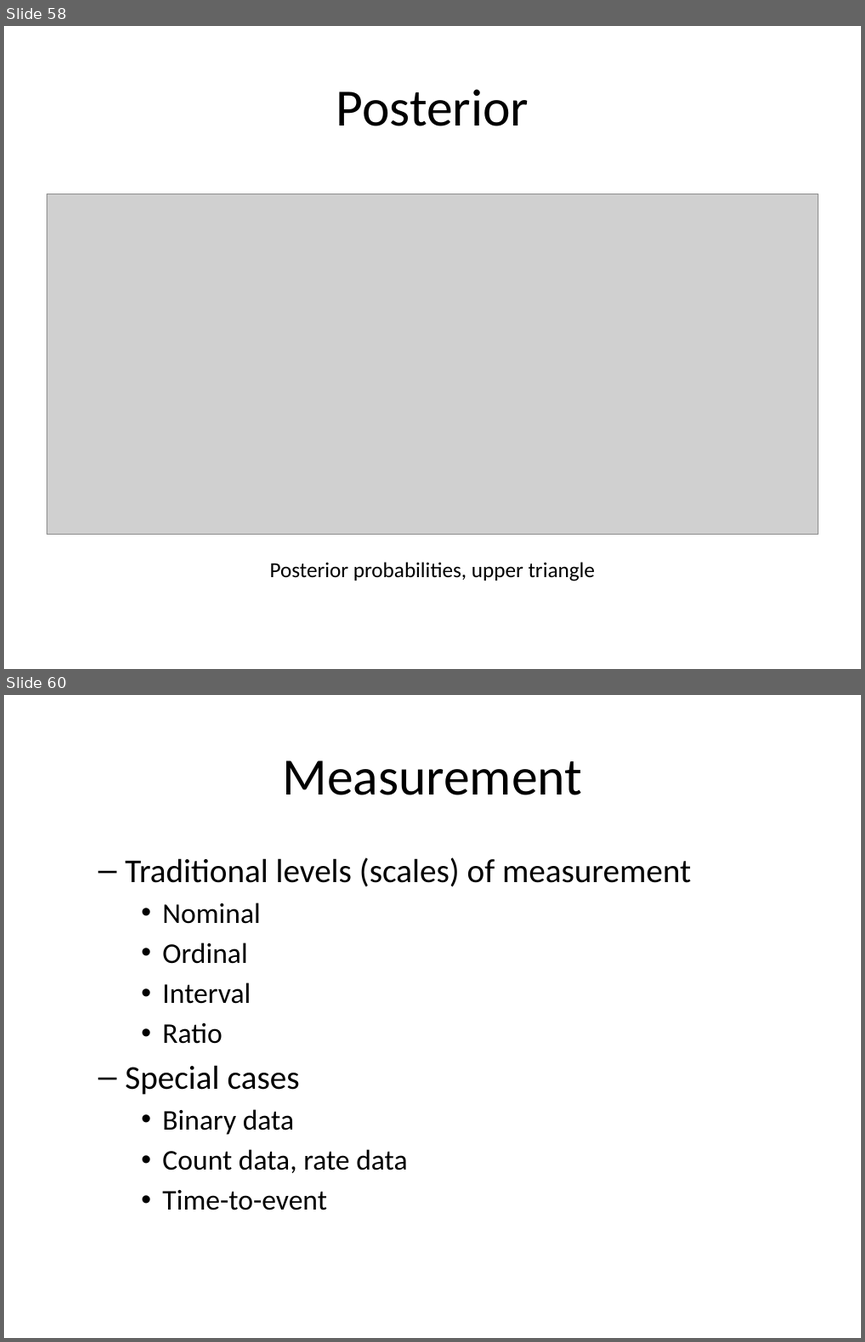
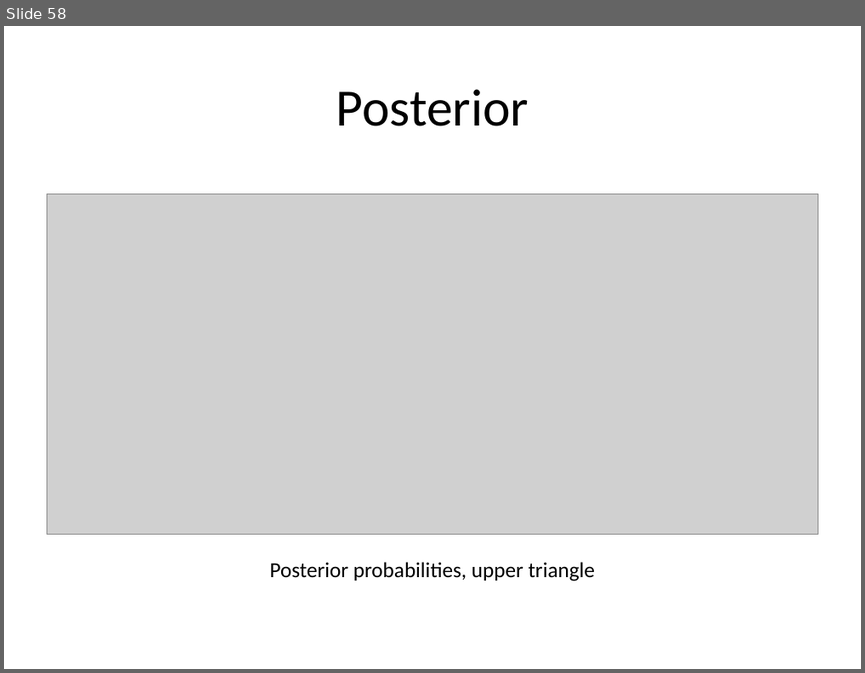
Before and after one commit to classes-medb/5510, a slide deck: src/video-12-hypothesis-testing.pptx. Shown one above the other, each under a label of ours: slides 58 and 60 before the commit, slide 58 after it; the slides between them are not shown. The pictures are 865x1342 and 865x673 pixels, drawn with LibreOffice and Linux fonts; fonts in the diff are those of the drawing; grey boxes stand for pictures. Boxes give left, top, right and bottom in pixels: in the first picture for what was removed or moved away, otherwise in the second. Text is boxed around its words. In the diff, an @@ line names an element or a change of style, - is before the commit and + after.

```diff
--- a/src/video-12-hypothesis-testing.pptx
+++ b/src/video-12-hypothesis-testing.pptx
@@ slide 60 removed at [4, 695, 861, 1338], background #FFFFFF @@
@@ title removed at [282, 760, 582, 795] @@
-Measurement
@@ text removed at [125, 857, 691, 1210] @@
-  – Traditional levels (scales) of measurement
-    • Nominal
-    • Ordinal
-    • Interval
-    • Ratio
-  – Special cases
-    • Binary data
-    • Count data, rate data
-    • Time-to-event
```
Also in this commit, not shown: 3 slides changed, 49 other slides removed, 1 other file.
